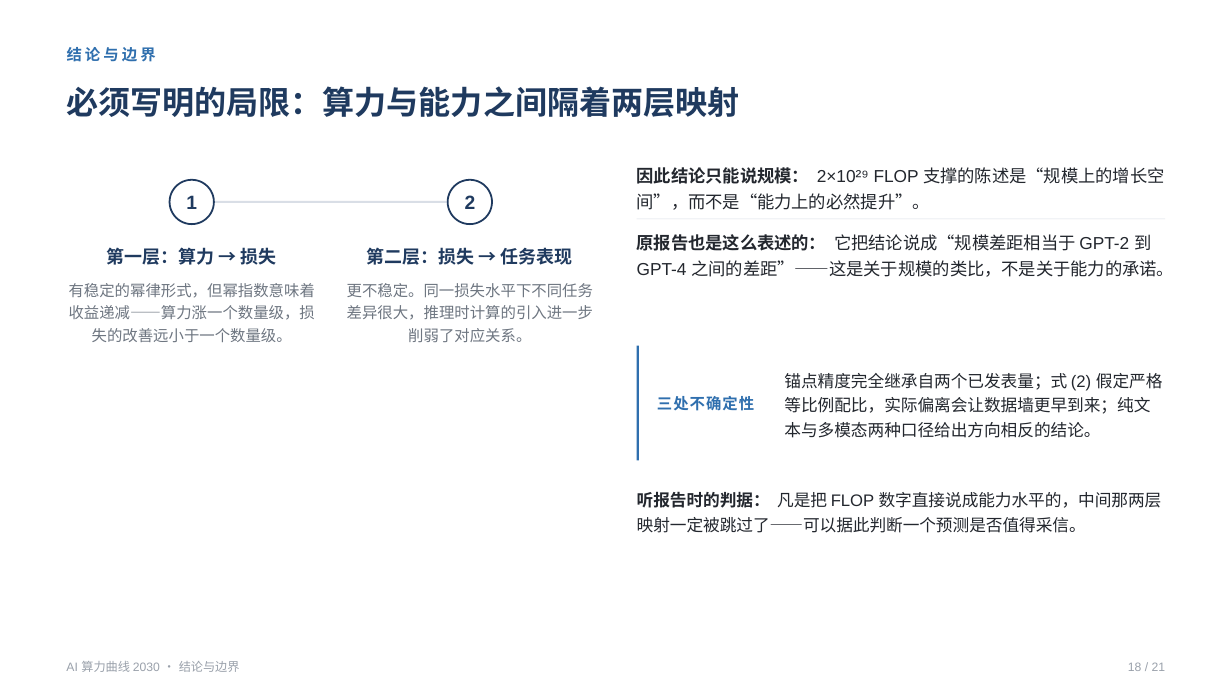
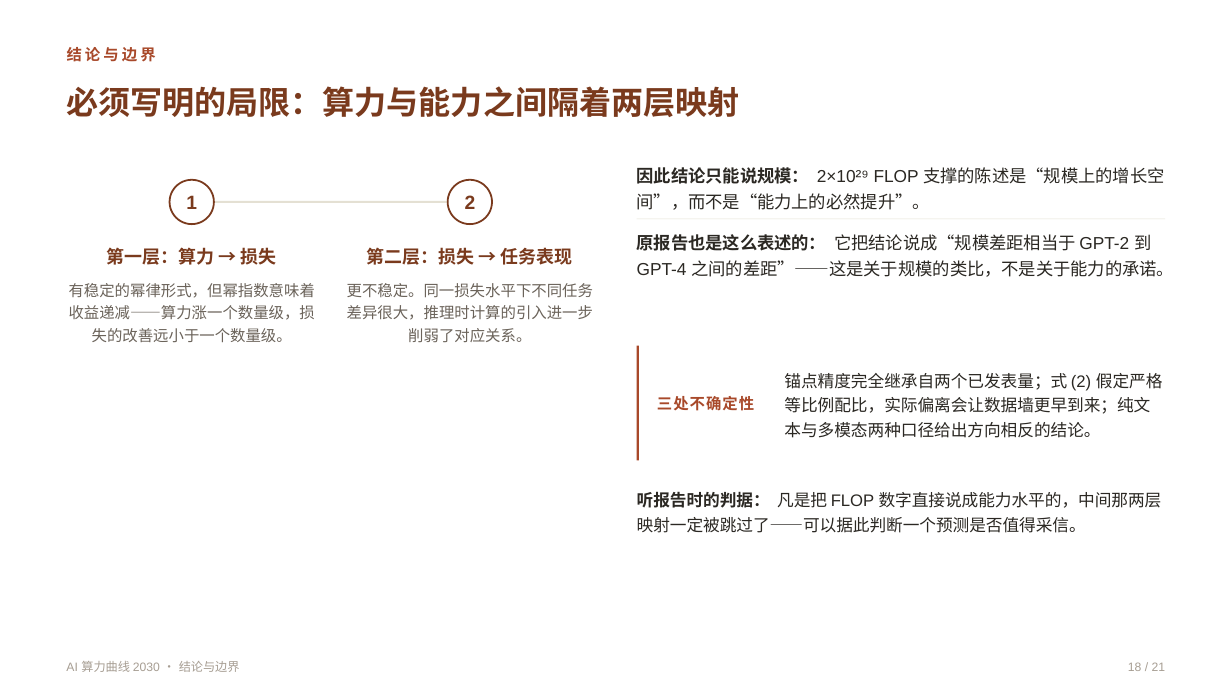
Before and after one commit to qingguang0309/academic-skills, a slide deck: slide 18 of examples/ai-2030-slides/ai2030_talk.pptx. Drawn at 1232x693 pixels with LibreOffice and Linux fonts; fonts in the diff are those of the drawing. Boxes give left, top, right and bottom in pixels: in the first picture for what was removed or moved away, otherwise in the second. Text is boxed around its words. In the diff, an @@ line names an element or a change of style, - is before the commit and + after.

```diff
--- a/examples/ai-2030-slides/ai2030_talk.pptx
+++ b/examples/ai-2030-slides/ai2030_talk.pptx
@@ text "结论与边界" at (x1=67, y1=47, x2=156, y2=62): text colour #2F6FAE to #A8492A @@
@@ ellipse at (x1=169, y1=180, x2=213, y2=225): outline #1F3A5F 1.4 pt to #7A3A1D 1.4 pt @@
@@ rectangle at (x1=192, y1=201, x2=470, y2=202): fill #D9DEE6 to #E4E0D3 @@
@@ ellipse at (x1=447, y1=180, x2=492, y2=225): outline #1F3A5F 1.4 pt to #7A3A1D 1.4 pt @@
@@ text colour #1F3A5F to #7A3A1D in 5 elements at (x1=67, y1=86, x2=740, y2=117), (x1=186, y1=195, x2=197, y2=209), (x1=107, y1=247, x2=277, y2=265), (x1=465, y1=195, x2=476, y2=209), (x1=367, y1=247, x2=573, y2=265) @@
@@ text "有稳定的幂律形式，但幂指数意味着收益递减——算力涨一个数量级，损失的改善远小于一个数量级。" at (x1=69, y1=283, x2=315, y2=342): text colour #6E7681 to #6B635A @@
@@ text "更不稳定。同一损失水平下不同任务差异很大，推理时计算的引入进一步削弱了对应关系。" at (x1=347, y1=283, x2=593, y2=342): text colour #6E7681 to #6B635A @@
@@ rectangle at (x1=637, y1=346, x2=640, y2=460): fill #2F6FAE to #A8492A @@
@@ text "三处不确定性" at (x1=657, y1=396, x2=754, y2=411): text colour #2F6FAE to #A8492A @@
@@ text "锚点精度完全继承自两个已发表量；式 (2) 假定严格等比例配比，实际偏离会让数据墙更早到来；纯文本与多模态两种口径给出方 ..." at (x1=784, y1=373, x2=1163, y2=438): text colour #23272E to #2B2823 @@
@@ text "听报告时的判据： 凡是把 FLOP 数字直接说成能力水平的，中间那两层映射一定被跳过了——可以据此判断一个预测是否值得采 ..." at (x1=637, y1=491, x2=1162, y2=533): text colour #23272E to #2B2823 @@
@@ text "AI 算力曲线 2030 · 结论与边界" at (x1=66, y1=661, x2=240, y2=672): text colour #9AA1AB to #A79E93 @@
@@ text "18 / 21" at (x1=1128, y1=662, x2=1166, y2=671): text colour #9AA1AB to #A79E93 @@
```
Also in this commit, not shown: 20 other slides changed, 18 other files.
